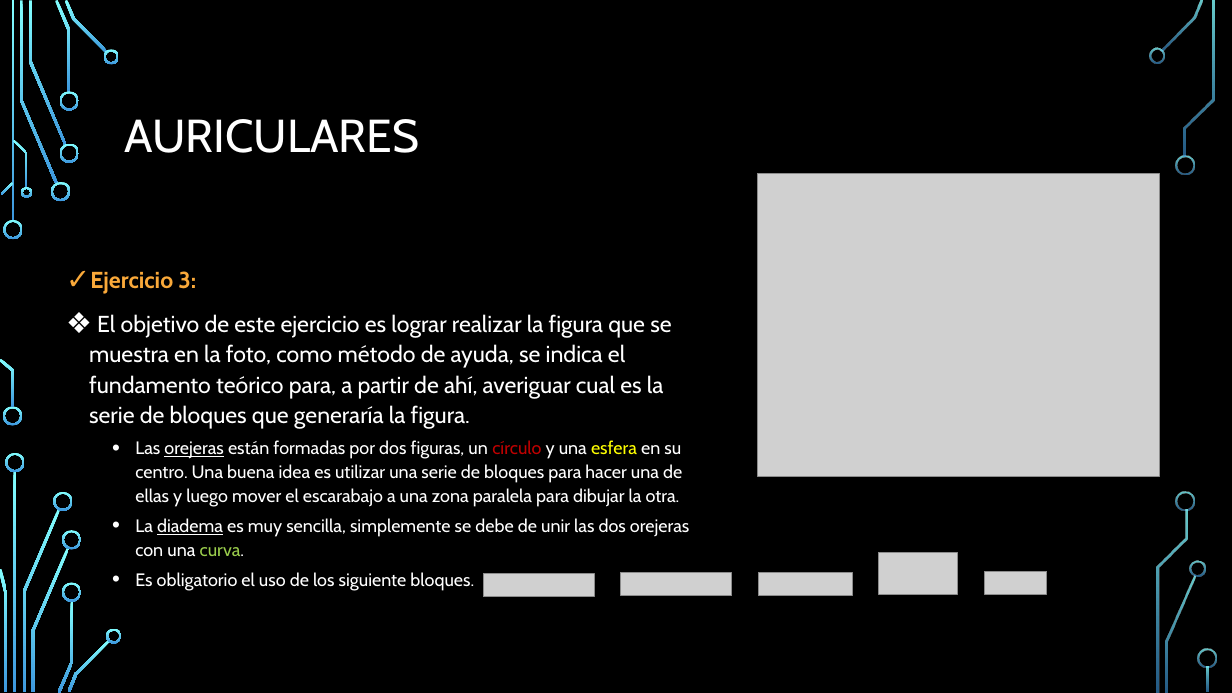
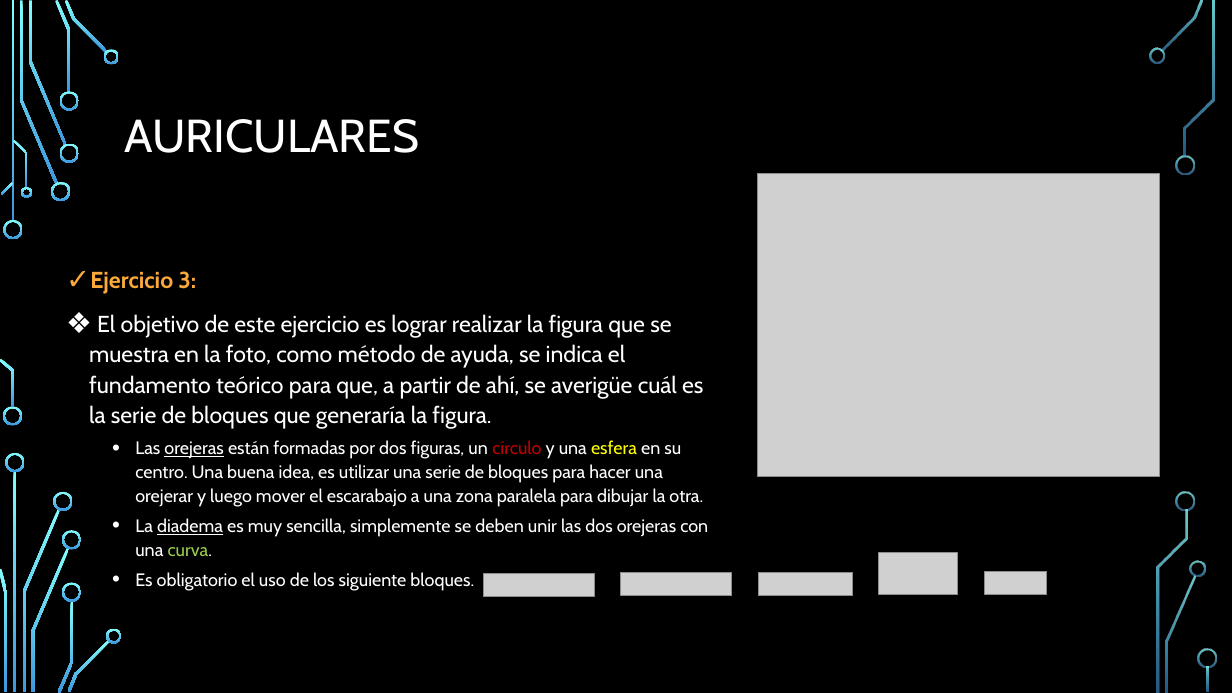
Before and after one commit to jonyB0B/MemoriaTFG-JonatanSantanaPero, a slide deck: slide 8 of Talleres/Taller1.pptx. Drawn at 1232x693 pixels with LibreOffice and Linux fonts; fonts in the diff are those of the drawing; grey boxes stand for pictures; background and template pictures are left out. Boxes give left, top, right and bottom in pixels: in the first picture for what was removed or moved away, otherwise in the second. Text is boxed around its words. In the diff, an @@ line names an element or a change of style, - is before the commit and + after.

```diff
--- a/Talleres/Taller1.pptx
+++ b/Talleres/Taller1.pptx
@@ text at [89,314,708,556]: text changed @@
-❖ El objetivo de este ejercicio es lograr realizar la figura que se muestra en la foto, como método de ayuda, se indica el fundamento teórico para, a partir de ahí, averiguar cual es la serie de bloques que generaría la figura.
-  • Las orejeras están formadas por dos figuras, un círculo y una esfera en su centro. Una buena idea es utilizar una serie de bloques para hacer una de ellas y luego mover el escarabajo a una zona paralela para dibujar la otra.
-  • La diadema es muy sencilla, simplemente se debe de unir las dos orejeras con una curva.
+❖ El objetivo de este ejercicio es lograr realizar la figura que se muestra en la foto, como método de ayuda, se indica el fundamento teórico para que, a partir de ahí, se averigüe cuál es la serie de bloques que generaría la figura.
+  • Las orejeras están formadas por dos figuras, un círculo y una esfera en su centro. Una buena idea, es utilizar una serie de bloques para hacer una orejerar y luego mover el escarabajo a una zona paralela para dibujar la otra.
+  • La diadema es muy sencilla, simplemente se deben unir las dos orejeras con una curva.
```
Also in this commit, not shown: 7 other slides changed, 23 other files.
